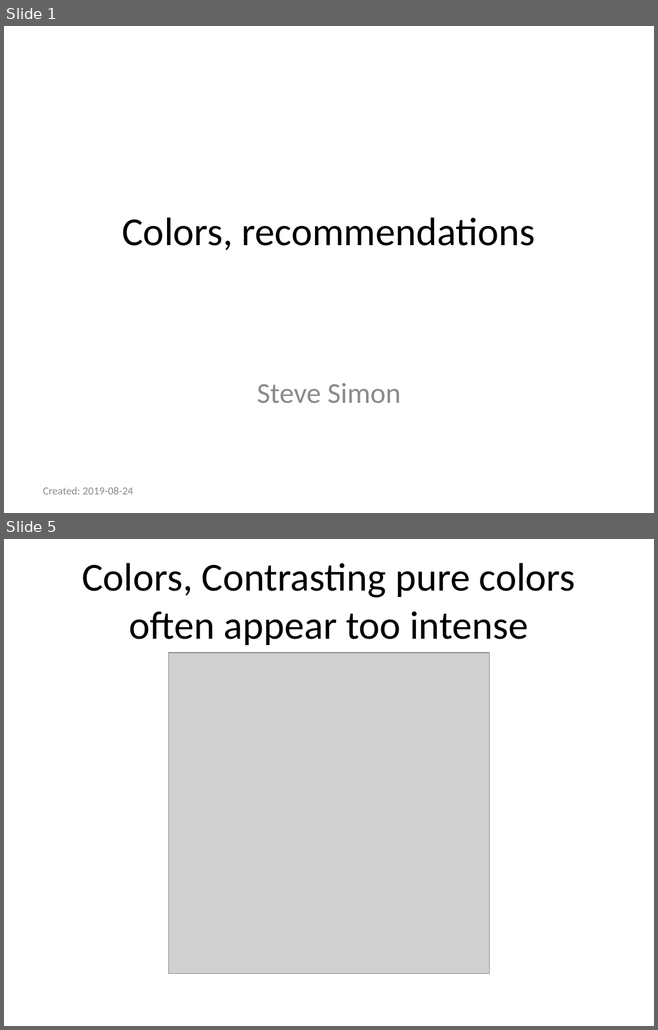
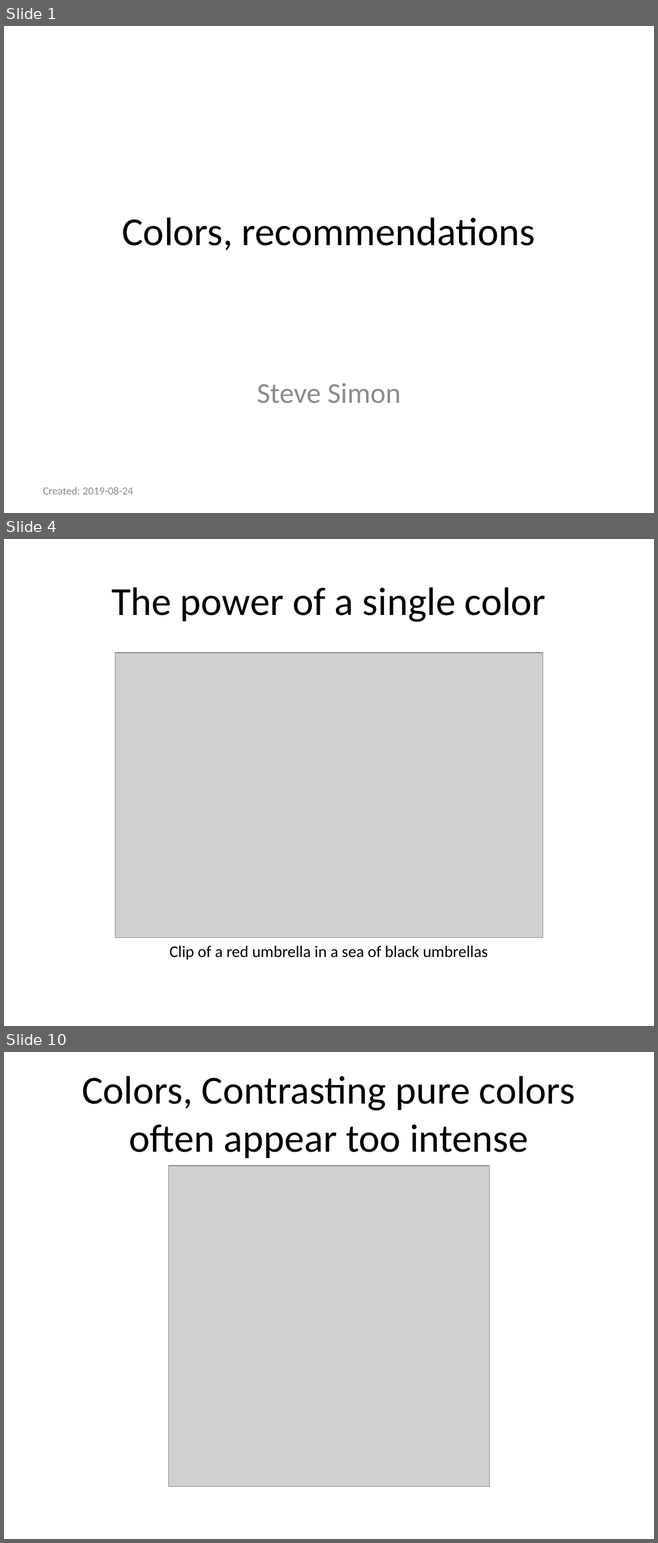
Before and after one commit to pmean/data-visualization, a slide deck: data-viz-02/component/recommendations-colors.pptx. Shown one above the other, each under a label of ours: slides 1 and 5 before the commit, slides 1, 4 and 10 after it; the slides between them are not shown. The pictures are 658x1030 and 658x1543 pixels, drawn with LibreOffice and Linux fonts; fonts in the diff are those of the drawing; grey boxes stand for pictures. Boxes give left, top, right and bottom in pixels: in the first picture for what was removed or moved away, otherwise in the second. Text is boxed around its words. In the diff, an @@ line names an element or a change of style, - is before the commit and + after.

Commit message:
Work on pure color problems

```diff
--- a/data-viz-02/component/recommendations-colors.pptx
+++ b/data-viz-02/component/recommendations-colors.pptx
@@ slide 4 added at (4, 539, 654, 1026), background #FFFFFF @@
@@ title added at (111, 587, 546, 622), 44 pt, text #000000 @@
+The power of a single color
@@ picture added at (115, 653, 542, 938) @@
@@ text added at (169, 946, 488, 960), 18 pt, text #000000 @@
+Clip of a red umbrella in a sea of black umbrellas
@@ what was slide 5 is now slide 10 @@
```
Also in this commit, not shown: 2 slides changed, 17 other slides added, 1 slide removed, 25 other files.
